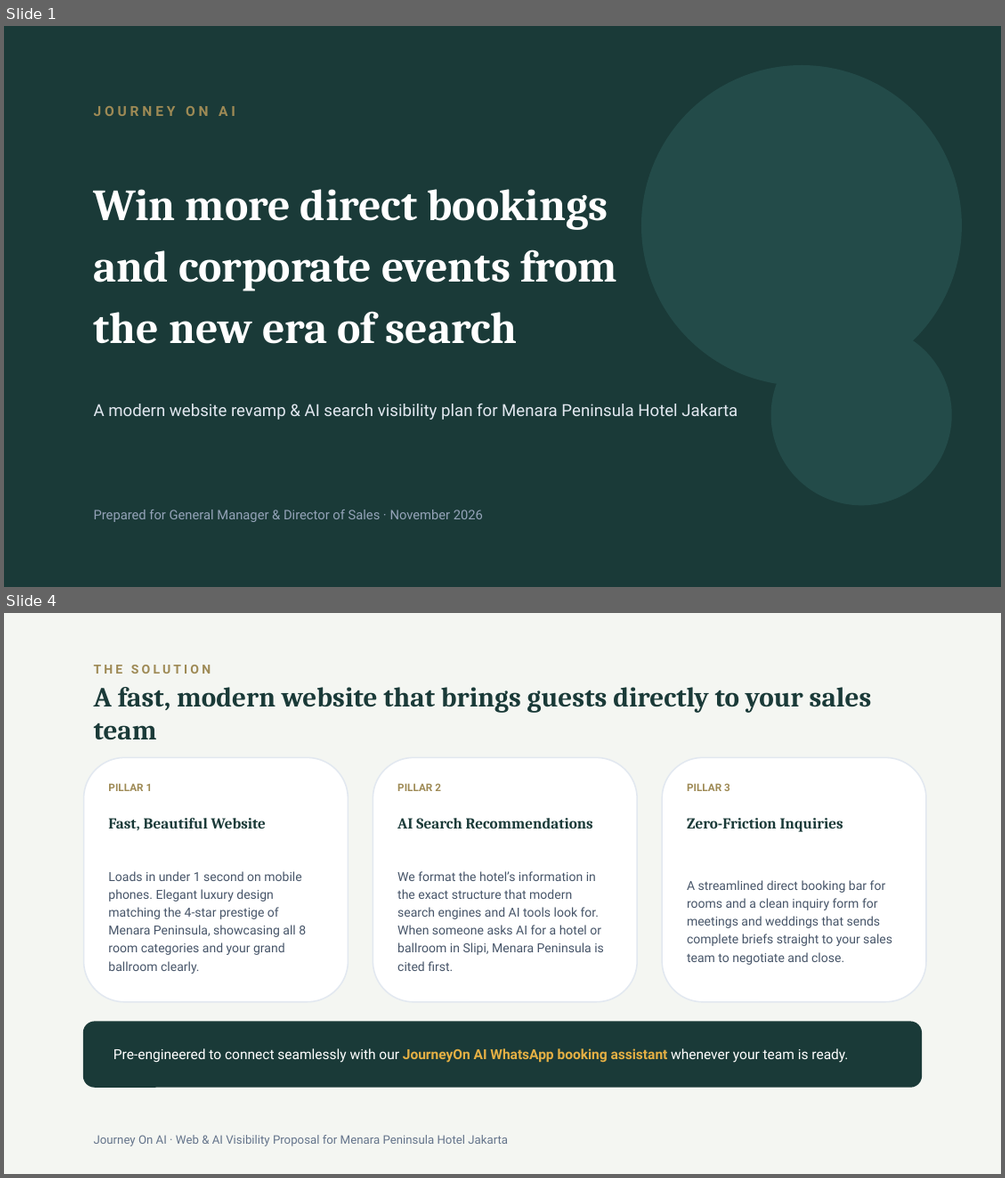
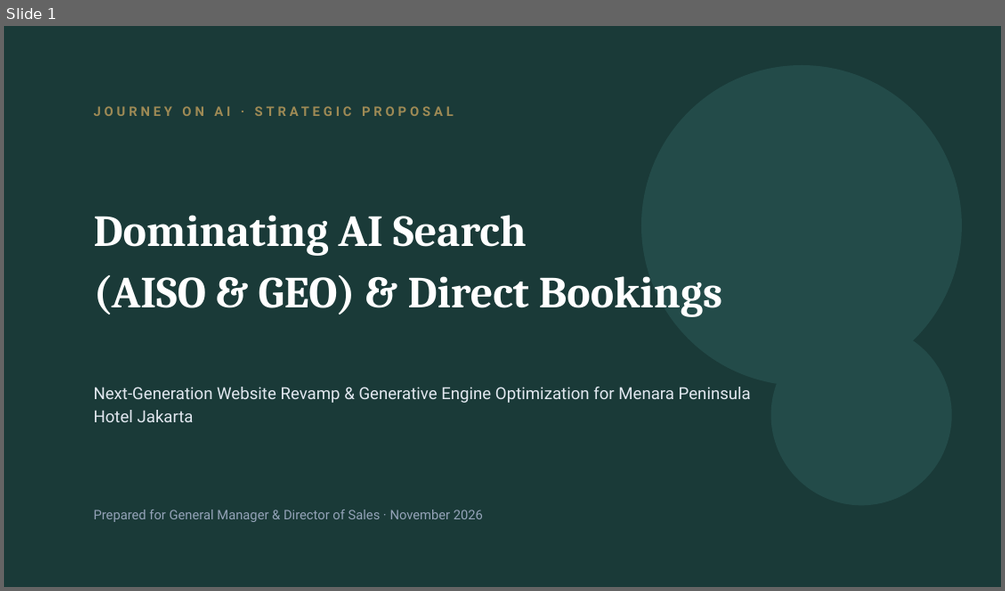
Before and after one commit to arbuuuud/menarapeninsula, a slide deck: PITCH_DECK_MENARA_PENINSULA_AISO_V3.pptx. Shown one above the other, each under a label of ours: slides 1 and 4 before the commit, slide 1 after it; the slides between them are not shown. The pictures are 1005x1178 and 1005x591 pixels, drawn with LibreOffice and Linux fonts; fonts in the diff are those of the drawing. Boxes give left, top, right and bottom in pixels: in the first picture for what was removed or moved away, otherwise in the second. Text is boxed around its words. In the diff, an @@ line names an element or a change of style, - is before the commit and + after.

Commit message:
feat(deck-v3): balance pitch deck with explicit GEO & AISO frameworks, real AI prompt simulation, and diagnostic audit report findings

```diff
--- a/PITCH_DECK_MENARA_PENINSULA_AISO_V3.pptx
+++ b/PITCH_DECK_MENARA_PENINSULA_AISO_V3.pptx
@@ slide 4 removed at (4, 613, 1001, 1174), background #F4F6F2 @@
@@ text removed at (94, 665, 210, 674) @@
-THE SOLUTION
@@ text removed at (94, 687, 872, 740) @@
-A fast, modern website that brings guests directly to your sales team
@@ rounded rectangle removed at (84, 757, 348, 1002) @@
@@ rounded rectangle removed at (372, 757, 637, 1002) @@
@@ rounded rectangle removed at (662, 757, 926, 1002) @@
@@ text removed at (108, 783, 153, 791) @@
-PILLAR 1
@@ text removed at (397, 783, 441, 791) @@
-PILLAR 2
@@ text removed at (687, 783, 730, 791) @@
-PILLAR 3
@@ text removed at (108, 818, 266, 830) @@
-Fast, Beautiful Website
@@ text removed at (397, 818, 593, 828) @@
-AI Search Recommendations
@@ text removed at (687, 818, 843, 832) @@
-Zero-Friction Inquiries
@@ text removed at (108, 871, 306, 973) @@
-Loads in under 1 second on mobile phones. Elegant luxury design matching the 4-star prestige of Menara Peninsula, showcasing all 8 room categories and your grand ballroom clearly.
@@ text removed at (397, 871, 604, 971) @@
-We format the hotel’s information in the exact structure that modern search engines and AI tools look for. When someone asks AI for a hotel or ballroom in Slipi, Menara Peninsula is cited first.
@@ text removed at (687, 880, 892, 965) @@
-A streamlined direct booking bar for rooms and a clean inquiry form for meetings and weddings that sends complete briefs straight to your sales team to negotiate and close.
@@ rounded rectangle removed at (84, 1022, 921, 1086) @@
@@ text removed at (113, 1048, 848, 1062) @@
-Pre-engineered to connect seamlessly with our JourneyOn AI WhatsApp booking assistant whenever your team is ready.
@@ text removed at (94, 1135, 508, 1146) @@
-Journey On AI · Web & AI Visibility Proposal for Menara Peninsula Hotel Jakarta
@@ slide 1 changed as well @@
@@ text at (94, 106, 453, 116): text changed; size 10 to 9.5 pt @@
-JOURNEY ON AI
+JOURNEY ON AI · STRATEGIC PROPOSAL
@@ text at (94, 215, 722, 317): text changed @@
-Win more direct bookings
-and corporate events from
-the new era of search
+Dominating AI Search
+(AISO & GEO) & Direct Bookings
@@ text at (94, 386, 751, 422): text changed @@
-A modern website revamp & AI search visibility plan for Menara Peninsula Hotel Jakarta
+Next-Generation Website Revamp & Generative Engine Optimization for Menara Peninsula Hotel Jakarta
```
Also in this commit, not shown: 6 other slides changed, 4 slides added, 3 other slides removed, 4 other files.
